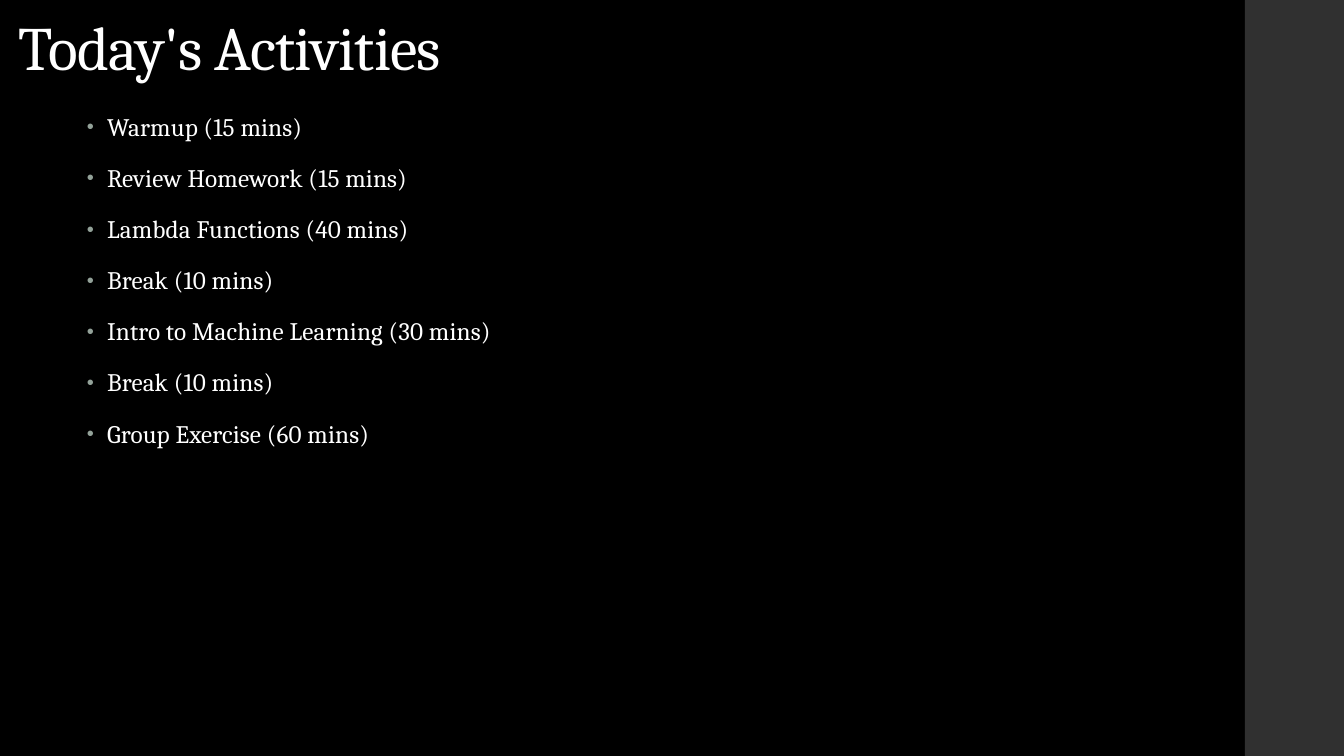
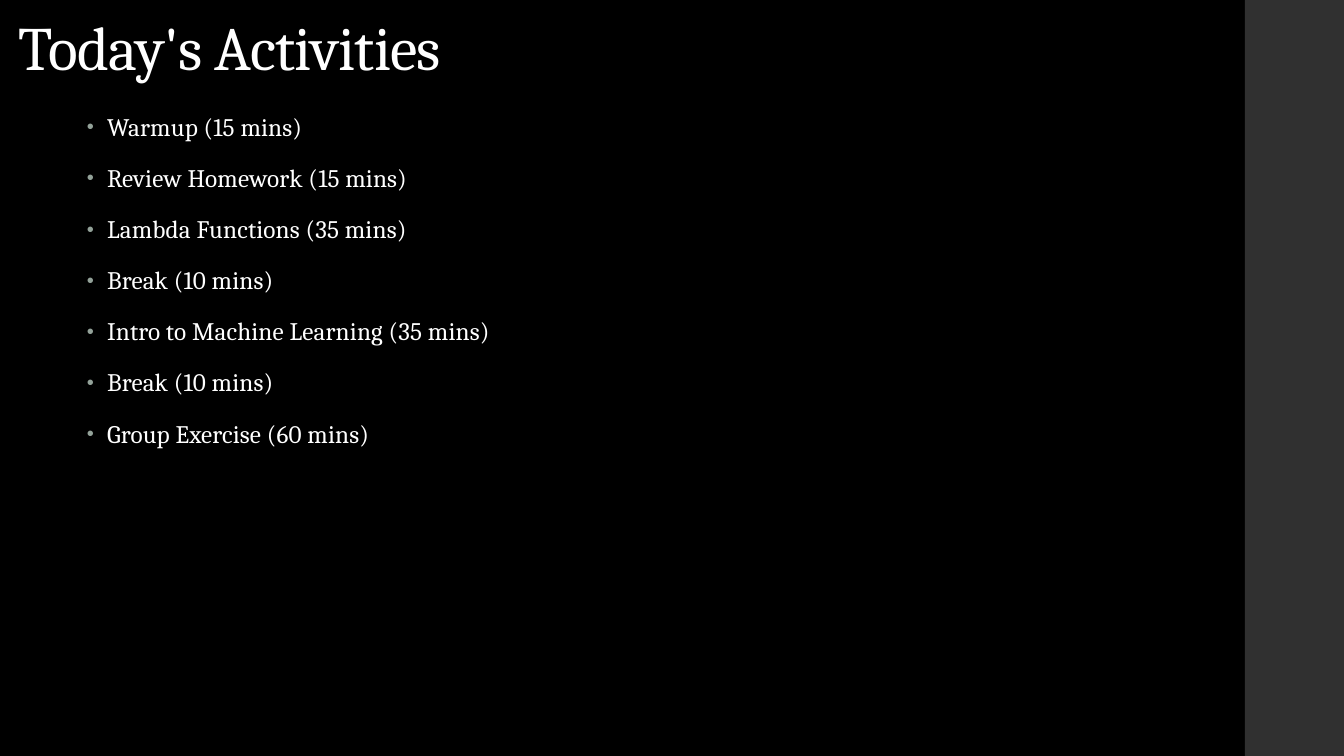
Before and after one commit to LaunchCoderGirlSTL/Data-Science-Assignments, a slide deck: slide 3 of course_material/week_12/week_12_presentation.pptx. Drawn at 1344x756 pixels with LibreOffice and Linux fonts; fonts in the diff are those of the drawing. Boxes give left, top, right and bottom in pixels: in the first picture for what was removed or moved away, otherwise in the second. Text is boxed around its words. In the diff, an @@ line names an element or a change of style, - is before the commit and + after.

```diff
--- a/course_material/week_12/week_12_presentation.pptx
+++ b/course_material/week_12/week_12_presentation.pptx
@@ text at [107, 220, 407, 242]: text changed @@
-• Lambda Functions (40 mins)
+• Lambda Functions (35 mins)
@@ text at [107, 322, 490, 346]: text changed @@
-• Intro to Machine Learning (30 mins)
+• Intro to Machine Learning (35 mins)
```
Also in this commit, not shown: 2 other slides changed, 1 other file.
